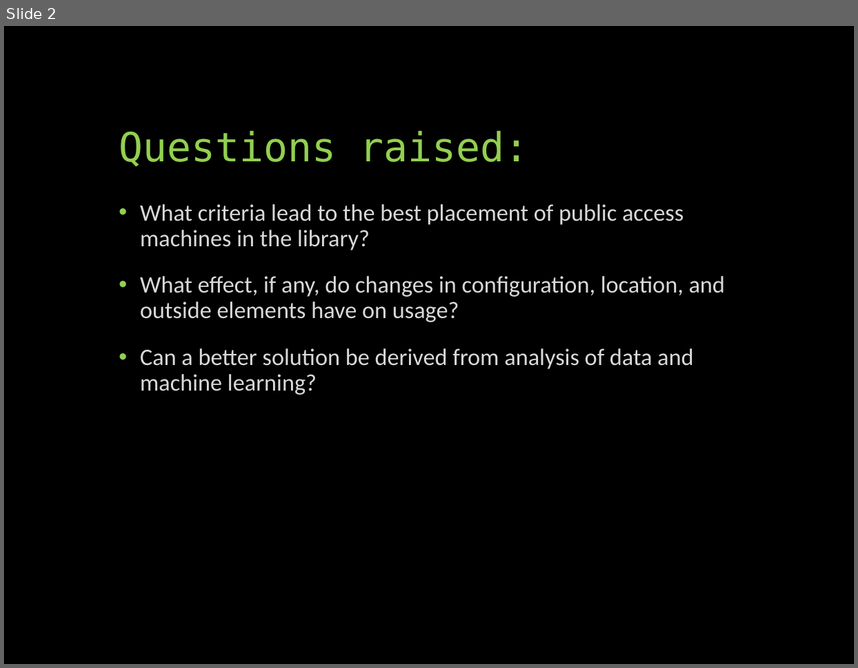
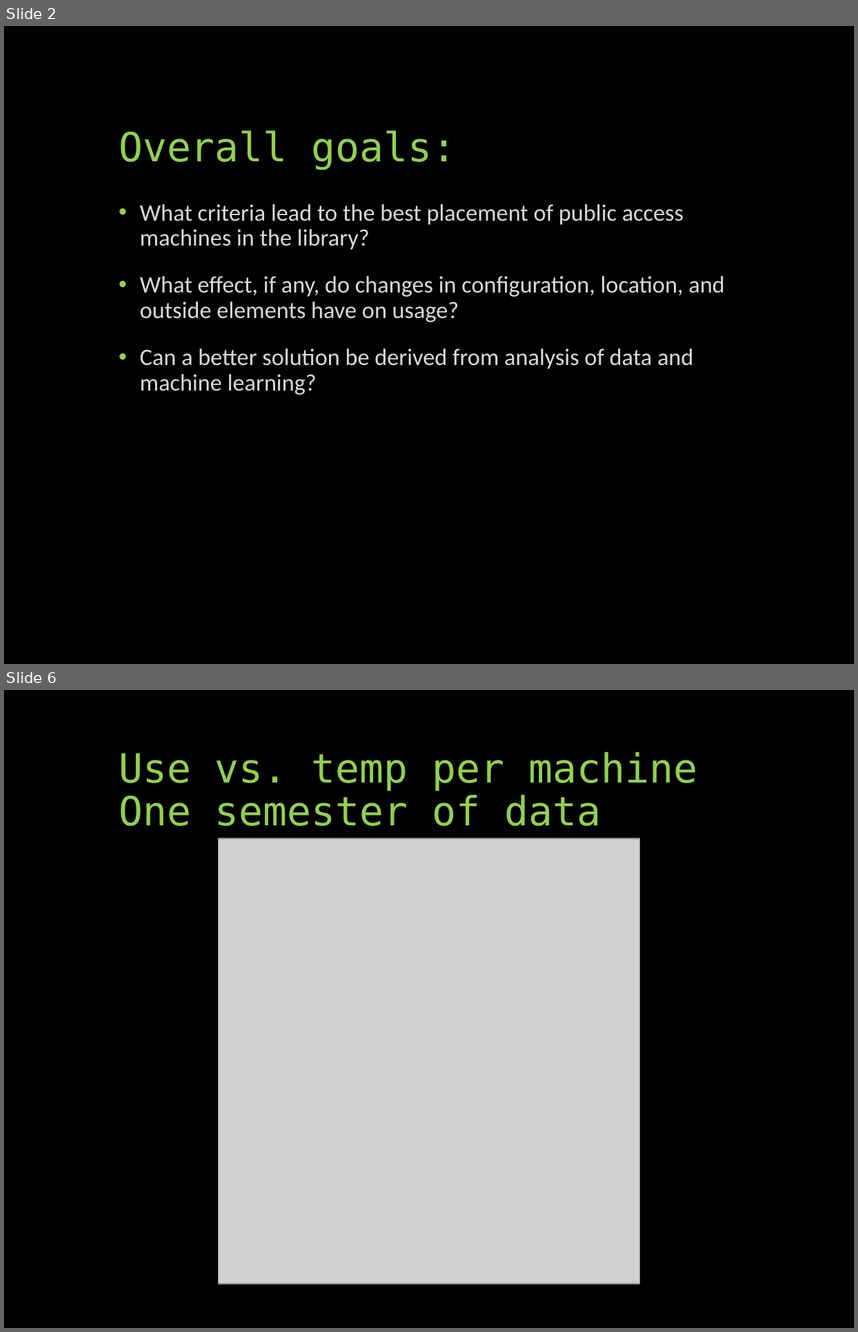
Before and after one commit to UNCG-CSE/Library-Computer-Usage-Analysis, a slide deck: docs/Computers in the Libraries.pptx. Shown one above the other, each under a label of ours: slide 2 before the commit, slides 2 and 6 after it; the slides between them are not shown. The pictures are 858x668 and 858x1332 pixels, drawn with LibreOffice and Linux fonts; fonts in the diff are those of the drawing; grey boxes stand for pictures. Boxes give left, top, right and bottom in pixels: in the first picture for what was removed or moved away, otherwise in the second. Text is boxed around its words. In the diff, an @@ line names an element or a change of style, - is before the commit and + after.

```diff
--- a/docs/Computers in the Libraries.pptx
+++ b/docs/Computers in the Libraries.pptx
@@ slide 6 added at (4,690,854,1328), background #000000 @@
@@ text added at (119,752,698,826), 34 pt, text #92D050 @@
+Use vs. temp per machine
+One semester of data
@@ picture added at (218,839,640,1283) @@
@@ slide 2 changed as well @@
@@ text at (119,130,457,170): text changed @@
-Questions raised:
+Overall goals:
```
Also in this commit, not shown: 1 other slide changed, 8 other slides added, 7 slides removed, 1 other file.
